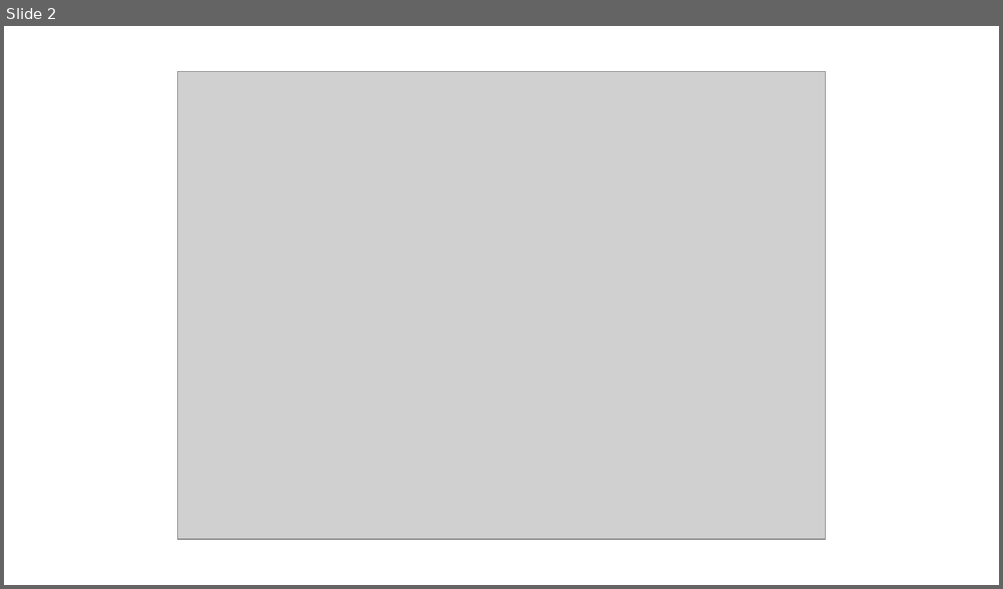
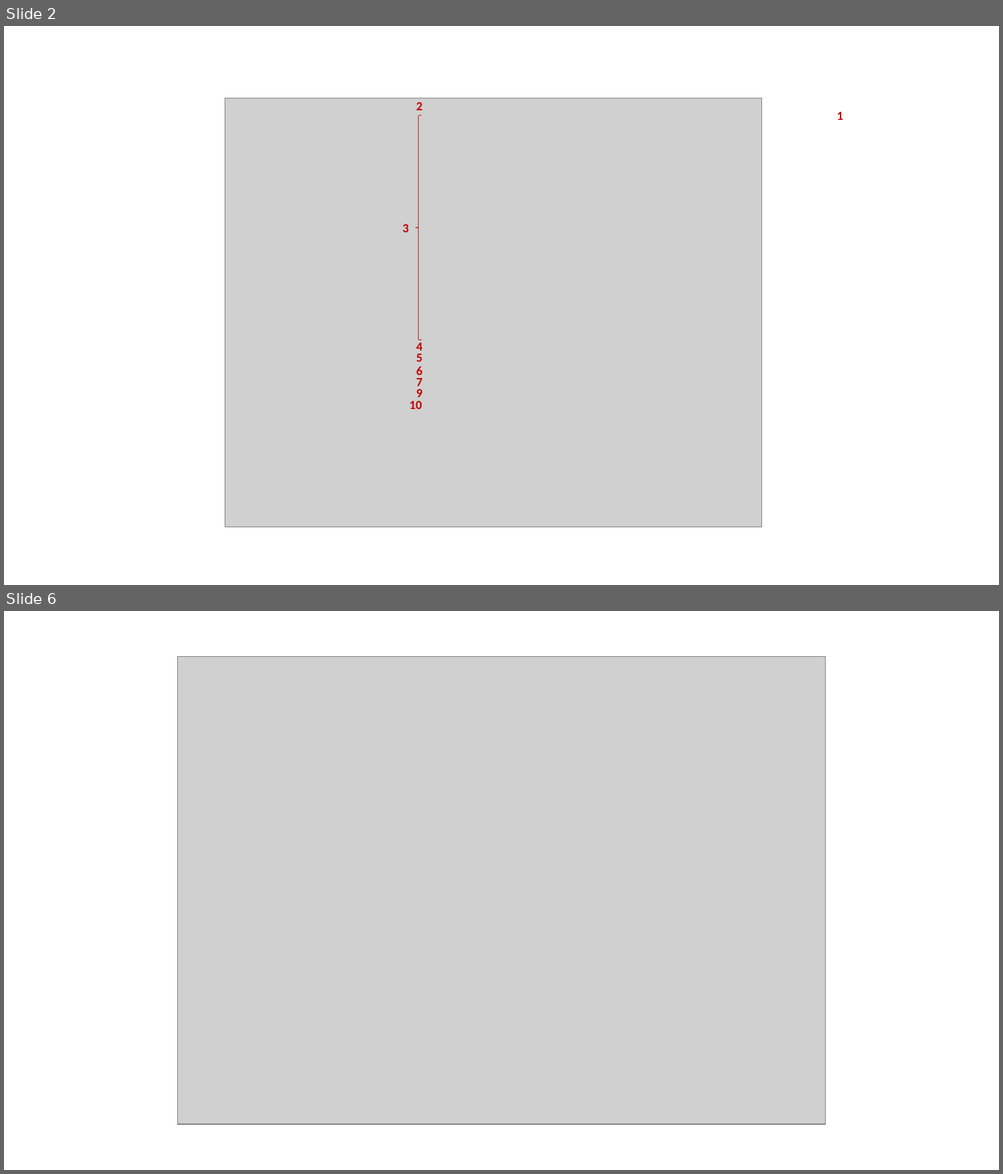
Before and after one commit to harshal-vaze/Software-Defined-Networking-with-ONOS, a slide deck: Content/Diagrams.pptx. Shown one above the other, each under a label of ours: slide 2 before the commit, slides 2 and 6 after it; the slides between them are not shown. The pictures are 1003x589 and 1003x1174 pixels, drawn with LibreOffice and Linux fonts; fonts in the diff are those of the drawing; grey boxes stand for pictures. Boxes give left, top, right and bottom in pixels: in the first picture for what was removed or moved away, otherwise in the second. Text is boxed around its words. In the diff, an @@ line names an element or a change of style, - is before the commit and + after.

```diff
--- a/Content/Diagrams.pptx
+++ b/Content/Diagrams.pptx
@@ slide 2 added at (4, 26, 999, 585), background #FFFFFF @@
@@ picture added at (225, 99, 761, 528) @@
@@ text added at (416, 102, 422, 110), 12 pt, text #C00000, bold @@
+2
@@ text added at (836, 112, 842, 120), 12 pt, text #C00000, bold @@
+1
@@ left brace added at (415, 116, 421, 340), outline #C00000 0.5 pt @@
@@ text added at (402, 224, 408, 232), 12 pt, text #C00000, bold @@
+3
@@ text added at (416, 343, 422, 351), 12 pt, text #C00000, bold @@
+4
@@ text added at (416, 354, 422, 362), 12 pt, text #C00000, bold @@
+5
@@ text added at (416, 366, 422, 375), 12 pt, text #C00000, bold @@
+6
@@ text added at (416, 378, 422, 390), 12 pt, text #C00000, bold @@
+7
@@ text added at (410, 401, 422, 409), 12 pt, text #C00000, bold @@
+10
@@ text added at (416, 389, 422, 397), 12 pt, text #C00000, bold @@
+9
@@ what was slide 2 is now slide 6 @@
```
Also in this commit, not shown: 3 other slides added, 5 other files.
